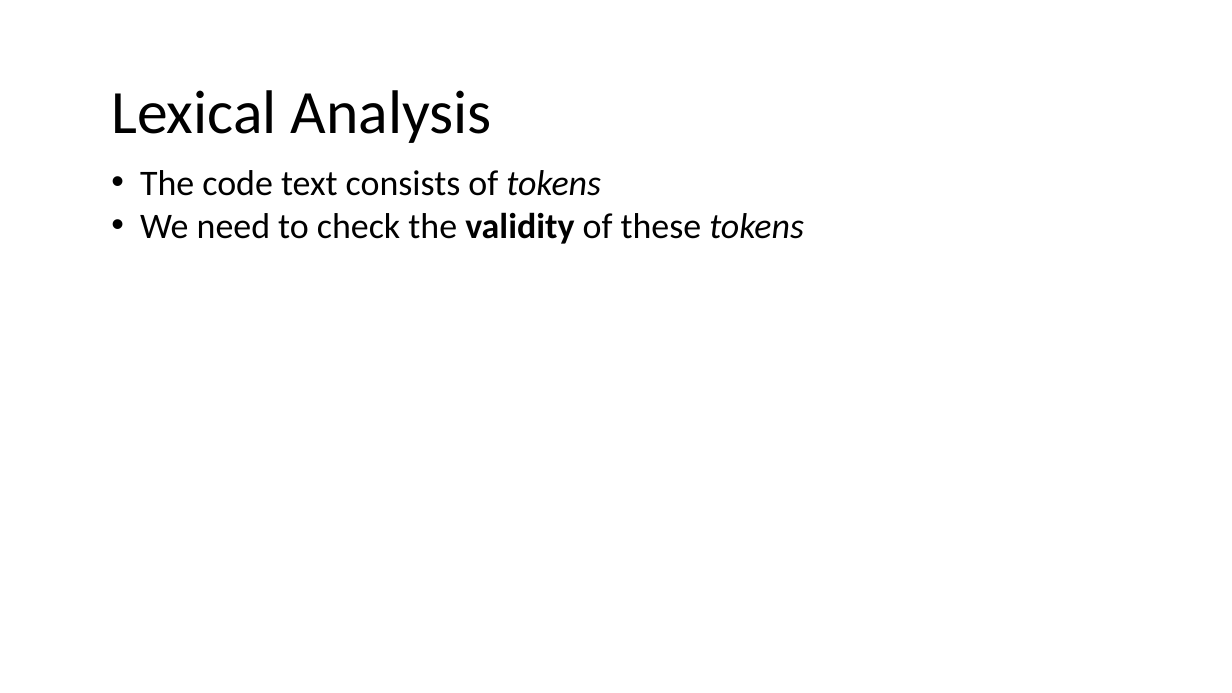
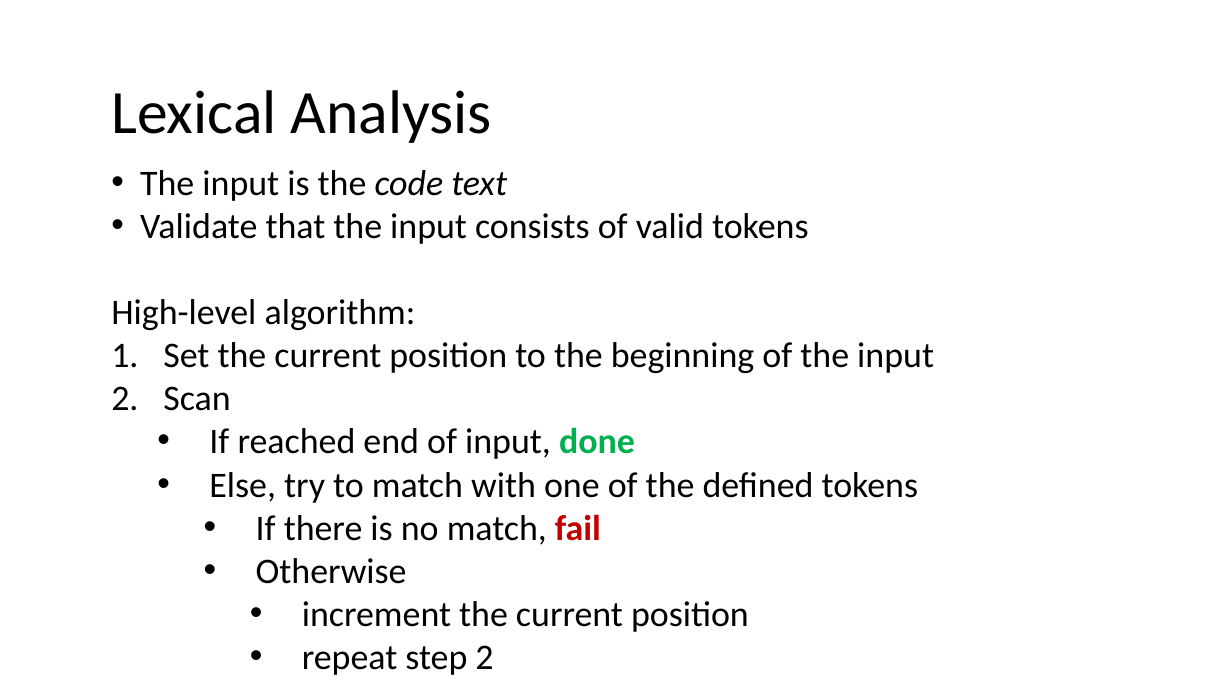
Before and after one commit to nivshani/compilation, a slide deck: slide 11 of new_slides/lexical_analysis.pptx. Drawn at 1232x693 pixels with LibreOffice and Linux fonts; fonts in the diff are those of the drawing. Boxes give left, top, right and bottom in pixels: in the first picture for what was removed or moved away, otherwise in the second. Text is boxed around its words. In the diff, an @@ line names an element or a change of style, - is before the commit and + after.

```diff
--- a/new_slides/lexical_analysis.pptx
+++ b/new_slides/lexical_analysis.pptx
@@ text at box(111, 170, 934, 675): text changed @@
-• The code text consists of tokens
-• We need to check the validity of these tokens
+• The input is the code text
+• Validate that the input consists of valid tokens
+High-level algorithm:
+1. Set the current position to the beginning of the input
+2. Scan
+  • If reached end of input, done
+  • Else, try to match with one of the defined tokens
+    • If there is no match, fail
+    • Otherwise
+      • increment the current position
+      • repeat step 2
```
Also in this commit, not shown: 8 other slides changed, 1 slide added, 1 other file.
